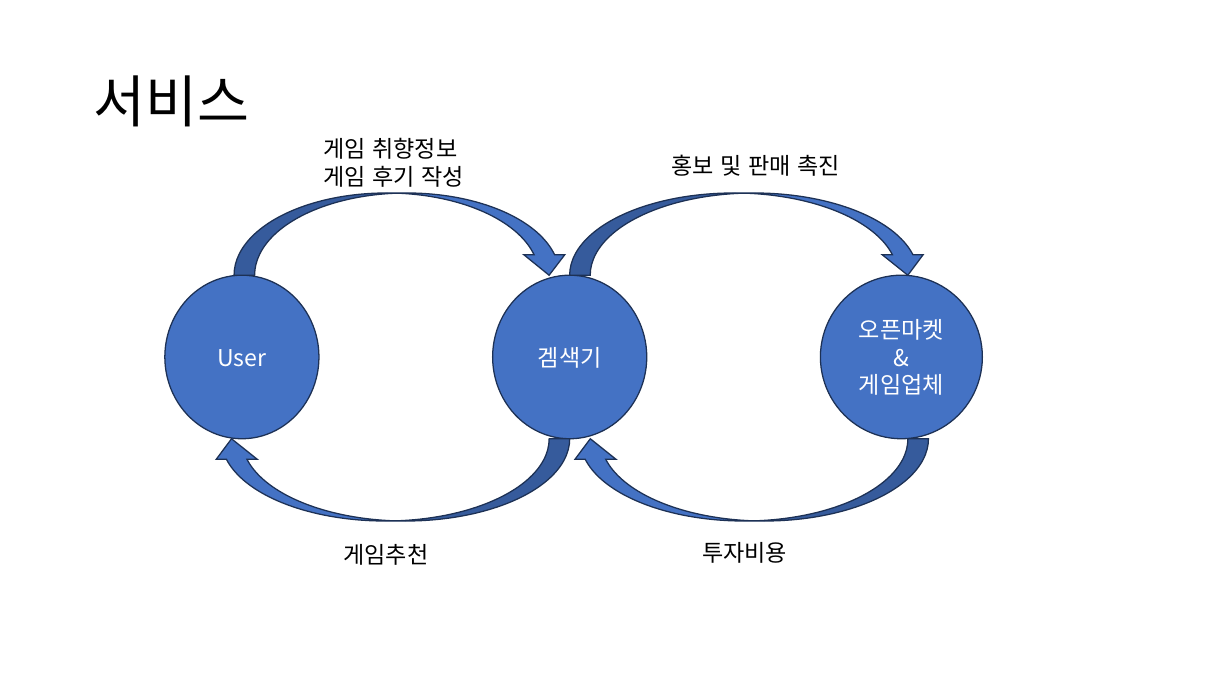
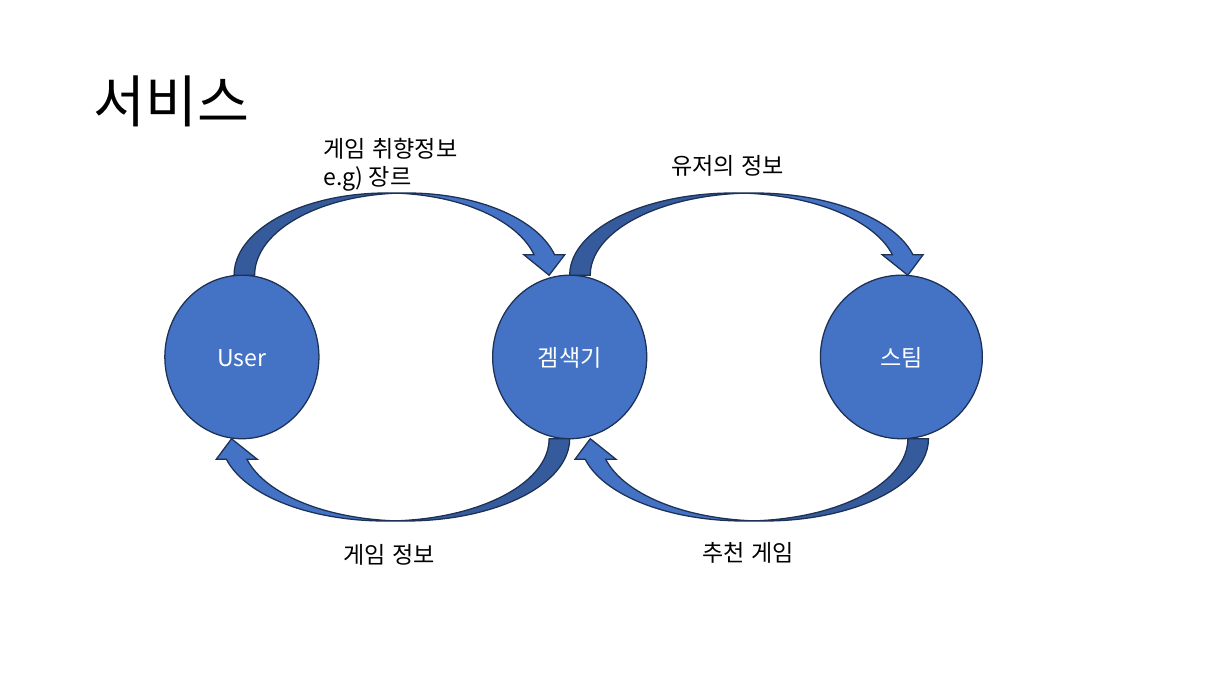
Before and after one commit to chlwlsgh777/project, a slide deck: slide 10 of GamSearch(수정).pptx (slide 19 before the commit). Drawn at 1232x693 pixels with LibreOffice and Linux fonts; fonts in the diff are those of the drawing. Boxes give left, top, right and bottom in pixels: in the first picture for what was removed or moved away, otherwise in the second. Text is boxed around its words. In the diff, an @@ line names an element or a change of style, - is before the commit and + after.

```diff
--- a/GamSearch(수정).pptx
+++ b/GamSearch(수정).pptx
@@ text at (323,166,412,190): text changed @@
-게임 후기 작성
+e.g) 장르
@@ text at (671,155,785,176): text changed @@
-홍보 및 판매 촉진
+유저의 정보
@@ text in ellipse at (880,347,923,368): text changed @@
-오픈마켓&
-게임업체
+스팀
@@ text at (343,544,435,565): text changed @@
-게임추천
+게임 정보
@@ text at (702,542,794,563): text changed @@
-투자비용
+추천 게임
```
Also in this commit, not shown: 2 other slides changed, 1 slide added, 10 slides removed.
